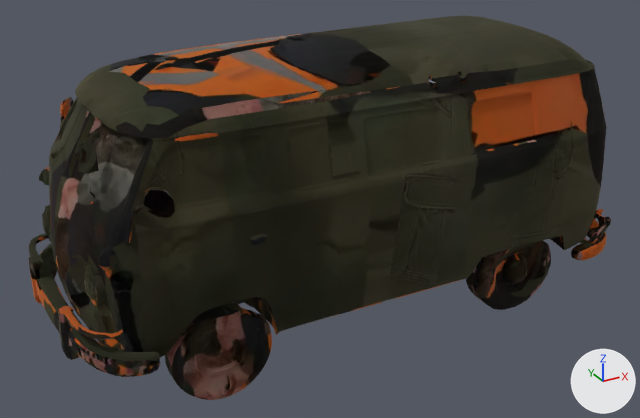
A saved change to the glTF model assets/fp/cdn/ad181799-c6ff-4a75-bb5f-a61d143d5c93.glb.
Camera for both pictures: a 50 mm camera at (-0.703, -1.245, 0.564) aimed at (-0.024, -0.012, -0.053). The axes (+X, +Y, +Z) are drawn at lower right. The lights are the same throughout. The first picture is the older version. Where no turn or scale is listed for an object, it has been applied to the vertices.

In view in the first picture: 'geometry_0'.
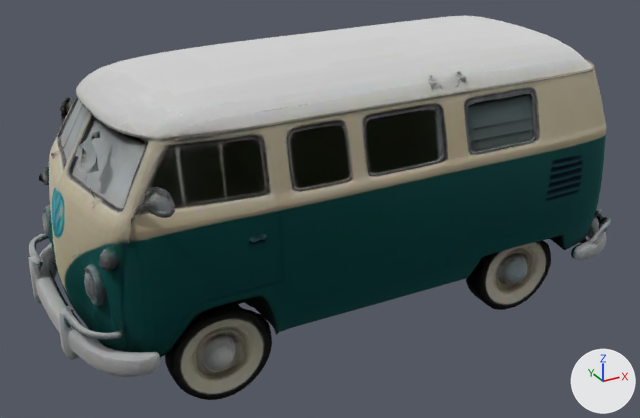
Changed parts and their boxes [x1, y1, x2, y2] in the pictures (640 x 418 px):
'geometry_0', surface changed: [29, 16, 611, 400] in both

What changed in the scene script:
```text
Add img_image_0:
    img_image_0 = load_image('Image_0', '_unpacked/Image_0', 1024, 1024, 'sRGB')
Change mat_material_0:
    mat_material_0.texture: img_basecolor_webp -> img_image_0
```
